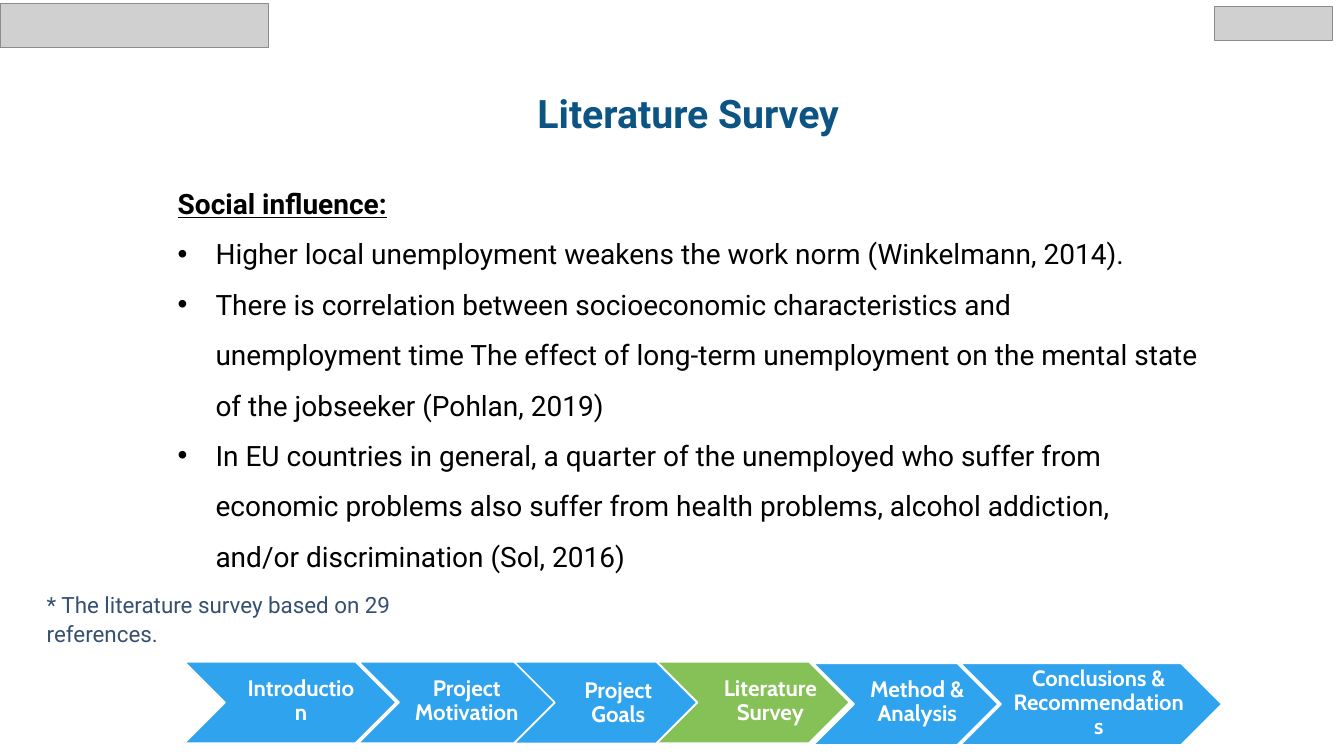
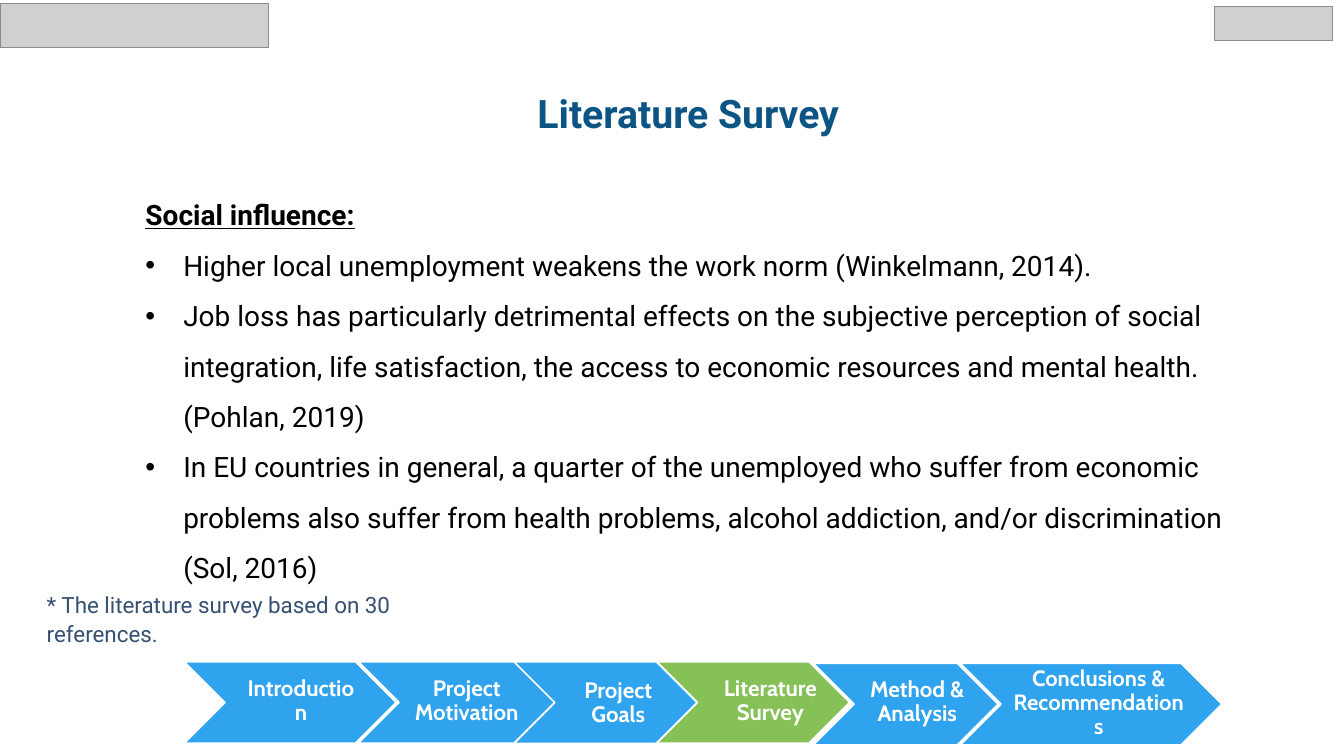
Before and after one commit to chen890/Final-Research-Project---IES, a slide deck: slide 8 of English Final Project.pptx. Drawn at 1344x756 pixels with LibreOffice and Linux fonts; fonts in the diff are those of the drawing; grey boxes stand for pictures; background and template pictures are left out. Boxes give left, top, right and bottom in pixels: in the first picture for what was removed or moved away, otherwise in the second. Text is boxed around its words. In the diff, an @@ line names an element or a change of style, - is before the commit and + after.

```diff
--- a/English Final Project.pptx
+++ b/English Final Project.pptx
@@ text "Social influence:": place and size @@
-text "Social influence:" at [178,192,1197,522]
+text "Social influence:" at [145,203,1222,585]
@@ text at [183,304,1201,434]: text changed @@
-• There is correlation between socioeconomic characteristics and unemployment time The effect of long-term unemployment on the mental state of the jobseeker (Pohlan, 2019)
+• Job loss has particularly detrimental effects on the subjective perception of social integration, life satisfaction, the access to economic resources and mental health. (Pohlan, 2019)
@@ text at [47,596,390,642]: text changed @@
-* The literature survey based on 29 references.
+* The literature survey based on 30 references.
```
Also in this commit, not shown: 20 other slides changed, 4 other files.
